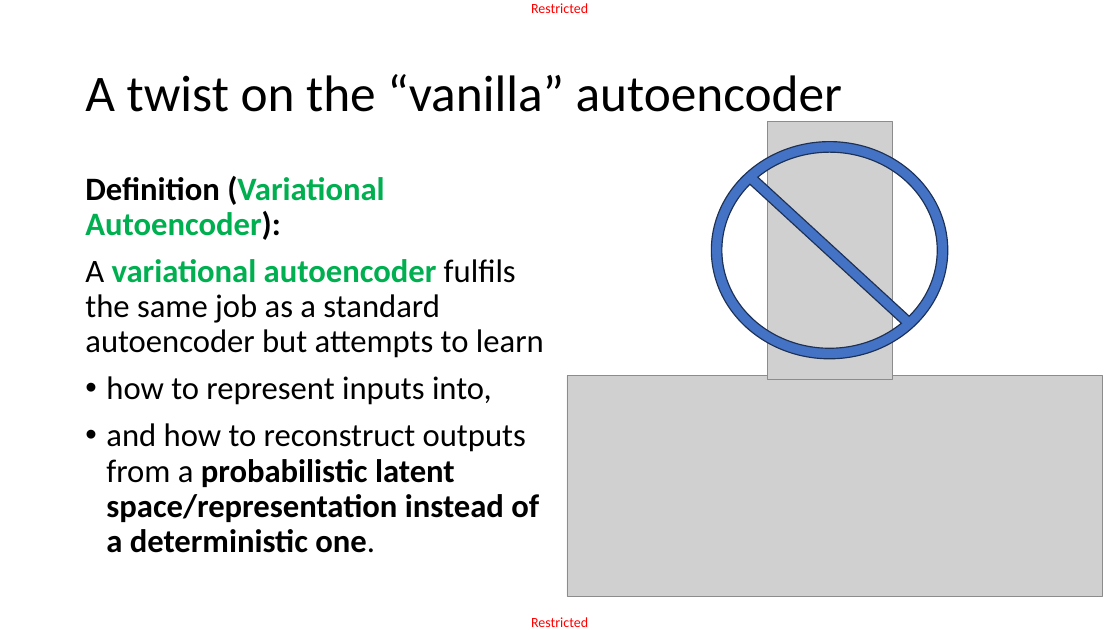
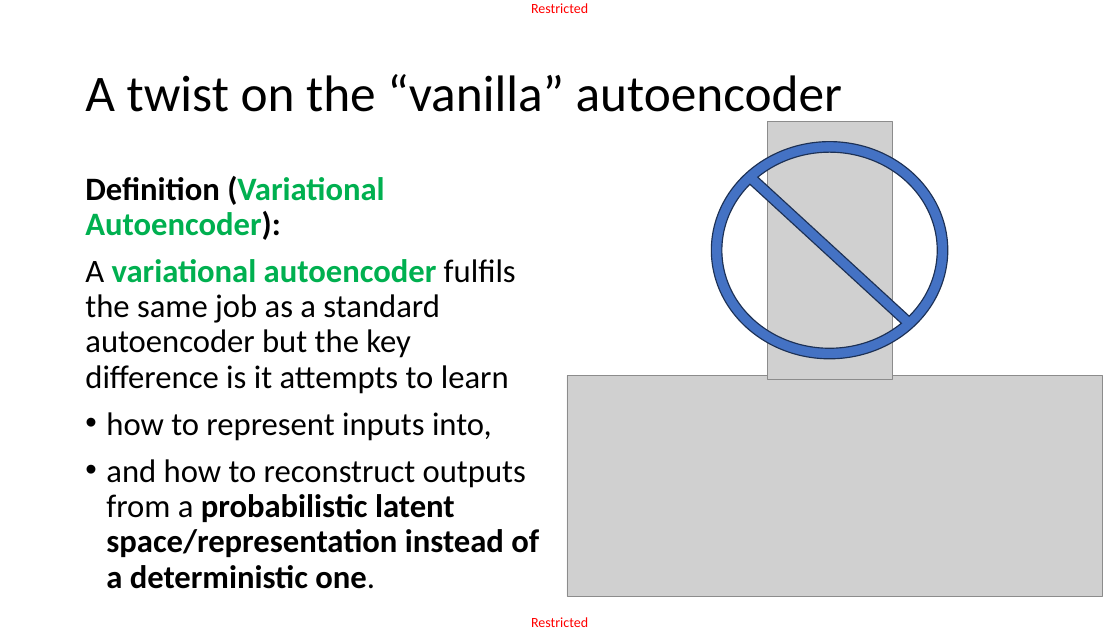
Before and after one commit to matthieudemari/SUTD_DL_50_039, a slide deck: slide 17 of W10/2. W10S2 final/W10S2.pptx. Drawn at 1120x630 pixels with LibreOffice and Linux fonts; fonts in the diff are those of the drawing; grey boxes stand for pictures. Boxes give left, top, right and bottom in pixels: in the first picture for what was removed or moved away, otherwise in the second. Text is boxed around its words. In the diff, an @@ line names an element or a change of style, - is before the commit and + after.

Commit message:
Using W10S2 materials for 51.512 Lecture 19.

```diff
--- a/W10/2. W10S2 final/W10S2.pptx
+++ b/W10/2. W10S2 final/W10S2.pptx
@@ text at (85, 259, 516, 394): text changed @@
-A variational autoencoder fulfils the same job as a standard autoencoder but attempts to learn
+A variational autoencoder fulfils the same job as a standard autoencoder but the key difference is it attempts to learn
```
Also in this commit, not shown: 1 other file.
